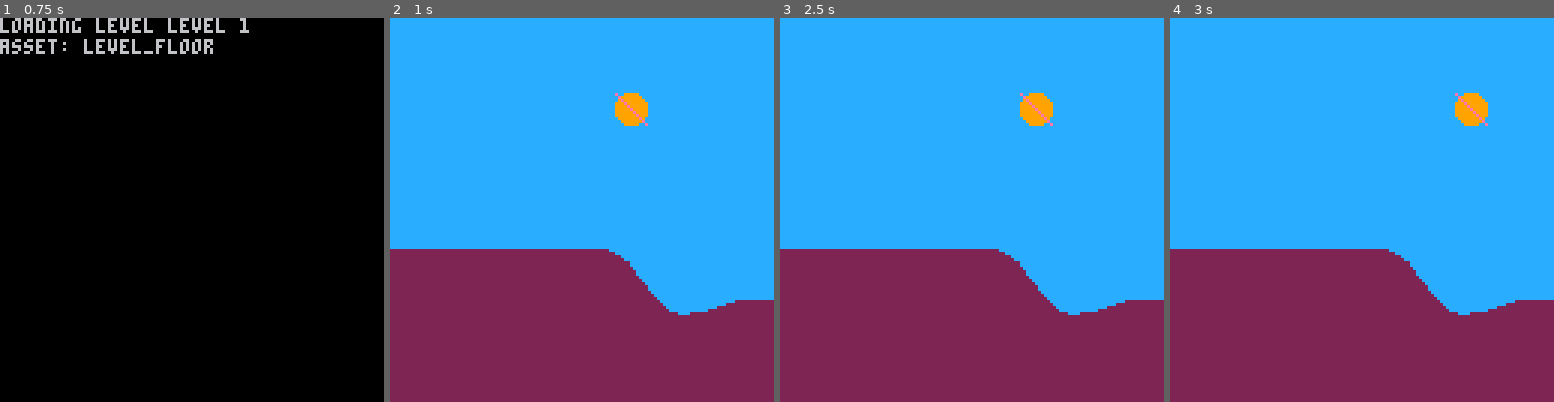
Above: before the commit, frames 1-4 (left to right).
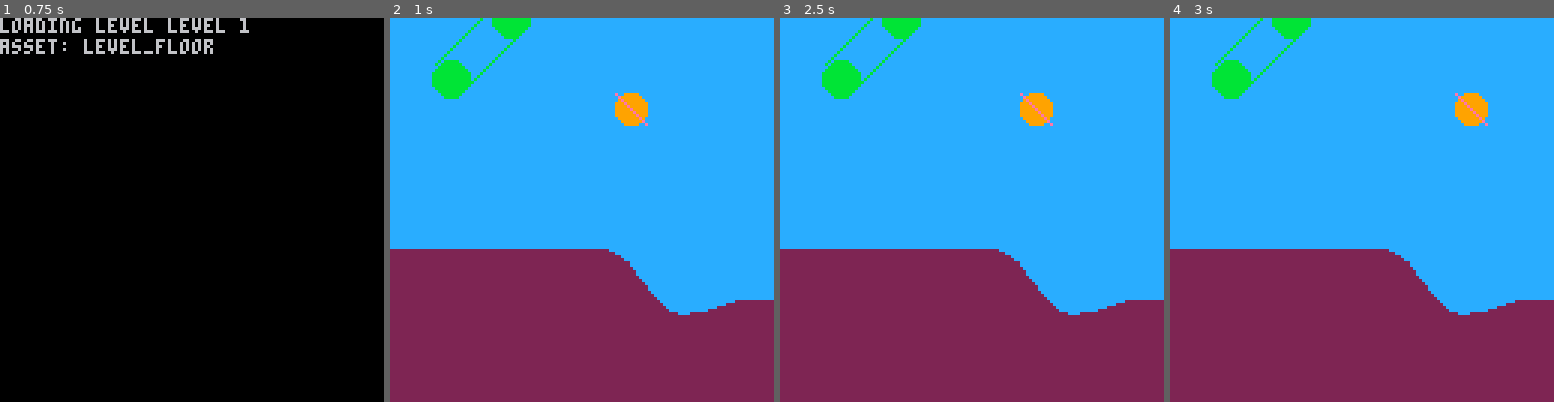
Above: after the commit, the same moments.

Repository: ajbowen249/pico_rico
Game: PICO-8 cartridge pico_rico.p8
Two runs of this game, one before a commit and one after it. Both use one fixed random seed, a clock stepped at 60 frames per second and the inputs below.
Inputs:
- Up to frame 1 (0.75 s): tap X (X key) at 0.33, 0.7 s
- Up to frame 2 (1 s): no input
- Up to frame 3 (2.5 s): tap O (Z key) at 1.07, 1.8, 2.43 s; tap X (X key) at 1.43 s; hold Right from 2.33 s (still down)
- Up to frame 4 (3 s): keep holding Right; tap X (X key) at 2.58 s

Frame 1 is identical in both runs. In frame 2, 1.4% of the frame differs, in the area x 10-37%, y 0-22%; in frame 3, 1.4%; in frame 4, 1.4%.

Commit message:
build smear collider

Diff:
--- a/pico_rico.p8
+++ b/pico_rico.p8
@@ -106,8 +106,14 @@
     mul = function(self, scaler)
       return new_point(self.x * scaler, self.y * scaler)
     end,
+    div = function(self, scaler)
+      return new_point(self.x / scaler, self.y / scaler)
+    end,
     len = function(self)
       return sqrt(((self.x) * (self.x)) + (self.y * self.y))
+    end,
+    normal = function(self)
+      return self:div(self:len())
     end,
     dot = function(self, p2)
       return (self.x * p2.x) + (self.y * p2.y)
@@ -483,6 +489,32 @@
   return intersections
 end
 
+-- essentially makes the "smear" of a circle moving from one point to another. the smear is two circles, the start and end, connected with two line segments
+-- parallel to the direction of travel tangent to each side of each circle
+function make_moving_circle_collider(center, size, velocity)
+  local circle1 = { center = center, size = size }
+  local circle2 = { center = center:add(velocity), size = size }
+
+  local dir = circle2.center:sub(circle1.center):normal()
+
+  -- rotate 90 degrees counterclockwise to get to segment 1 and clockwise for 2, and project outward our radius
+  local to_seg_1 = new_point(-1 * dir.y, dir.x):mul(size)
+  local to_seg_2 = new_point(dir.y, -1 * dir.x):mul(size)
+
+  return {
+    circle1 = circle1,
+    circle2 = circle2,
+    seg1 = {
+      p1 = circle1.center:add(to_seg_1),
+      p2 = circle2.center:add(to_seg_1),
+    },
+    seg2 = {
+      p1 = circle1.center:add(to_seg_2),
+      p2 = circle2.center:add(to_seg_2),
+    },
+  }
+end
+
 function new_rico(size, location, color)
   return {
     size = size,
@@ -490,6 +522,14 @@
     velocity = new_point(0, 0),
     color = color,
     draw_coll = function(self, window)
+      local test_collider_size = 6
+      local collider = make_moving_circle_collider(new_point(20, 20), test_collider_size, new_point(20, -20))
+      circfill(collider.circle1.center.x, collider.circle1.center.y, test_collider_size, 11)
+      circfill(collider.circle2.center.x, collider.circle2.center.y, test_collider_size, 11)
+      line(collider.seg1.p1.x, collider.seg1.p1.y, collider.seg1.p2.x, collider.seg1.p2.y, 11)
+      line(collider.seg2.p1.x, collider.seg2.p1.y, collider.seg2.p2.x, collider.seg2.p2.y, 11)
+
+
       -- local colliding_segments = get_segments_colliding_with_circle(self.location, self.size, window)
       local colliding_segments = get_segments_colliding_with_segment(self.location:sub(new_point(5, 5)), self.location:add(new_point(5, 5)), window)
       line(self.location.x - 5, self.location.y - 5, self.location.x + 5, self.location.y + 5, 14)
